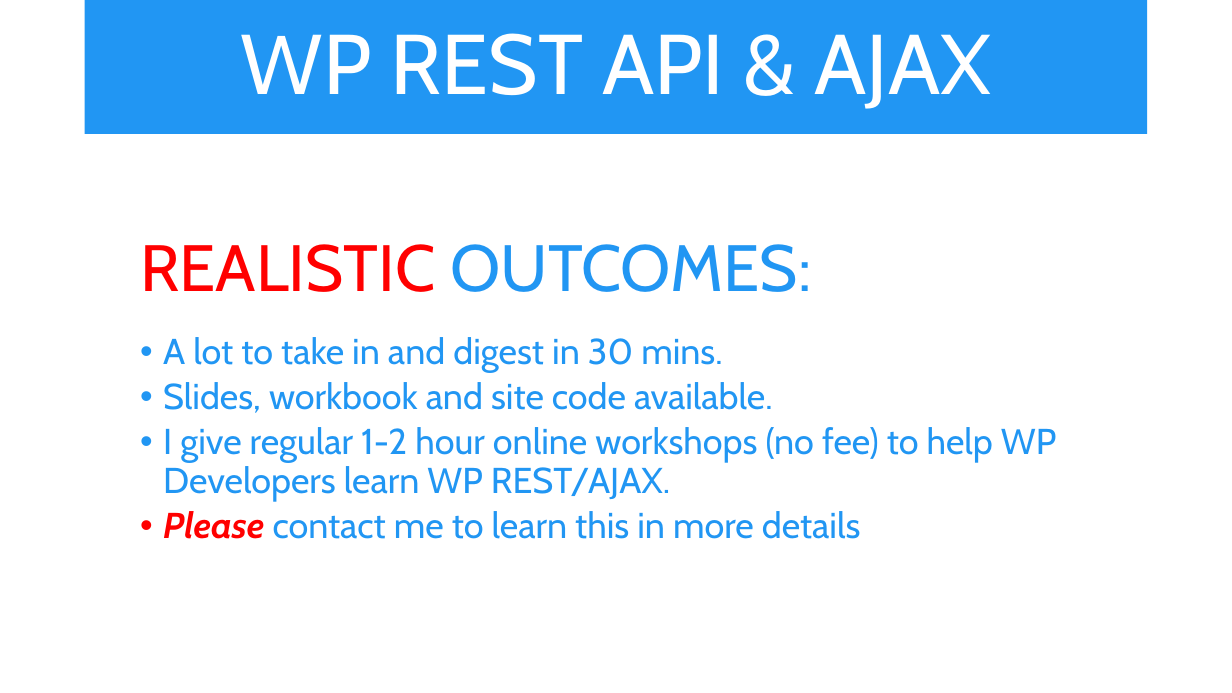
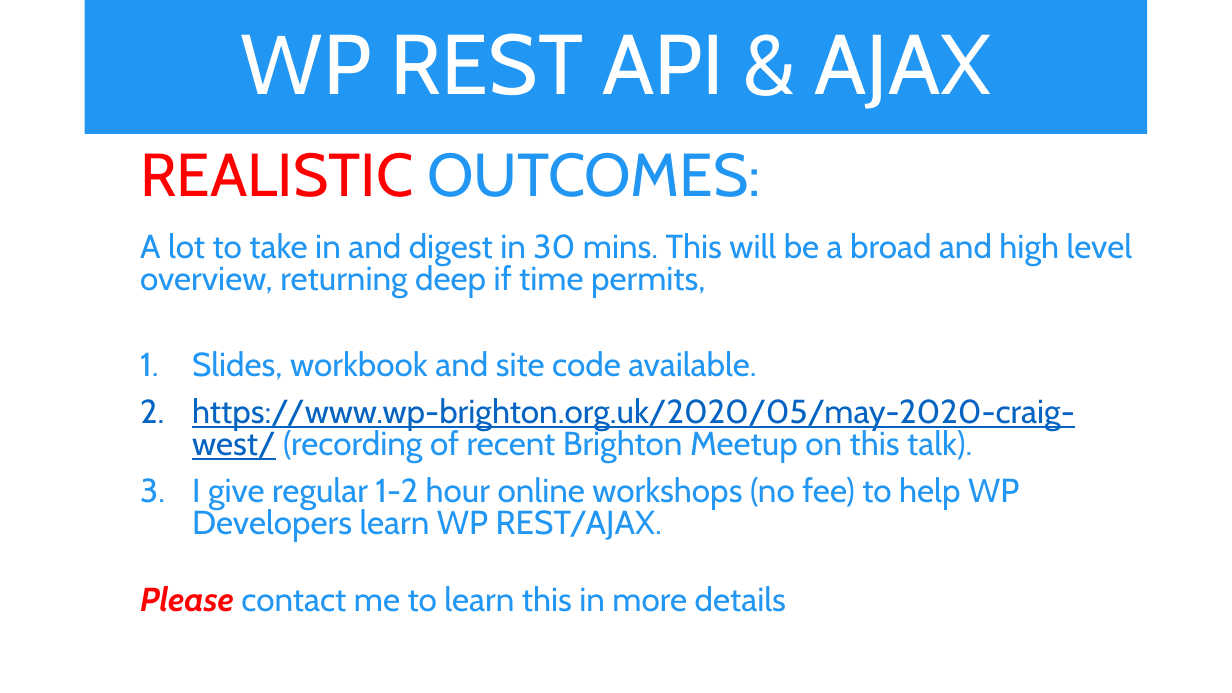
Before and after one commit to iwswordpress/rest, a slide deck: slide 6 of rest-api-workshop.pptx (slide 5 before the commit). Drawn at 1232x693 pixels with LibreOffice and Linux fonts; fonts in the diff are those of the drawing. Boxes give left, top, right and bottom in pixels: in the first picture for what was removed or moved away, otherwise in the second. Text is boxed around its words. In the diff, an @@ line names an element or a change of style, - is before the commit and + after.

```diff
--- a/rest-api-workshop.pptx
+++ b/rest-api-workshop.pptx
@@ text at [140,152,1019,612]: size 51 to 47.2 pt in "REALISTIC OUTCOMES:"; size 28 to 25.9 pt in "Slides, workbook and site code available.", "I give regular 1-2 hour online workshops ...", "Please contact me to learn this in ..."; line spacing 0.9 to 0.8; bullet • to 1.; more space between paragraphs; bullet • to none @@
@@ text at [140,233,1133,298]: text changed; size 28 to 25.9 pt @@
-  • A lot to take in and digest in 30 mins.
+  A lot to take in and digest in 30 mins. This will be a broad and high level overview, returning deep if time permits,
@@ text at [192,398,1075,463]: paragraph added @@
+  2. https://www.wp-brighton.org.uk/2020/05/may-2020-craig-west/ (recording of recent Brighton Meetup on this talk).
```
Also in this commit, not shown: 9 other slides changed, 1 slide added, 5 other files.
